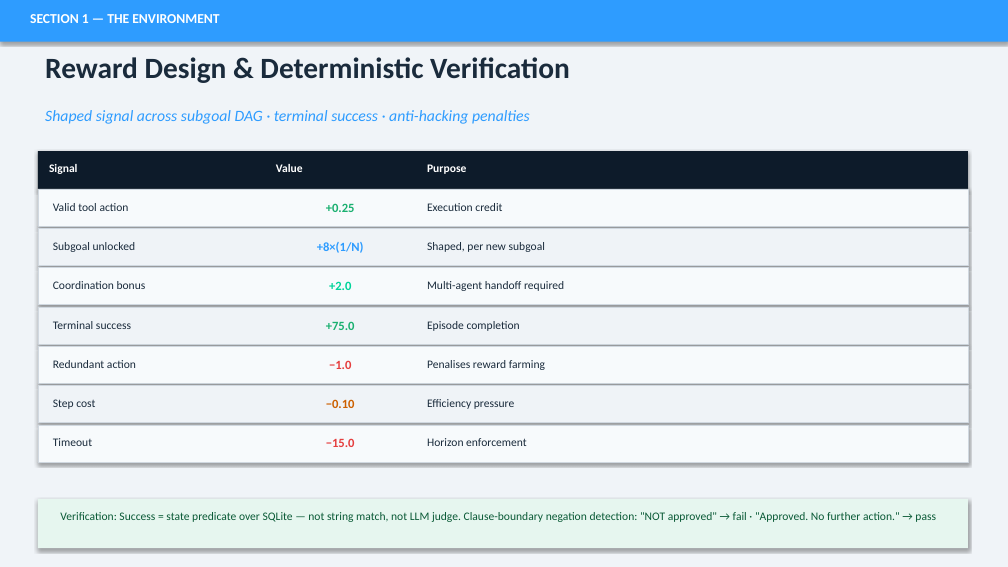
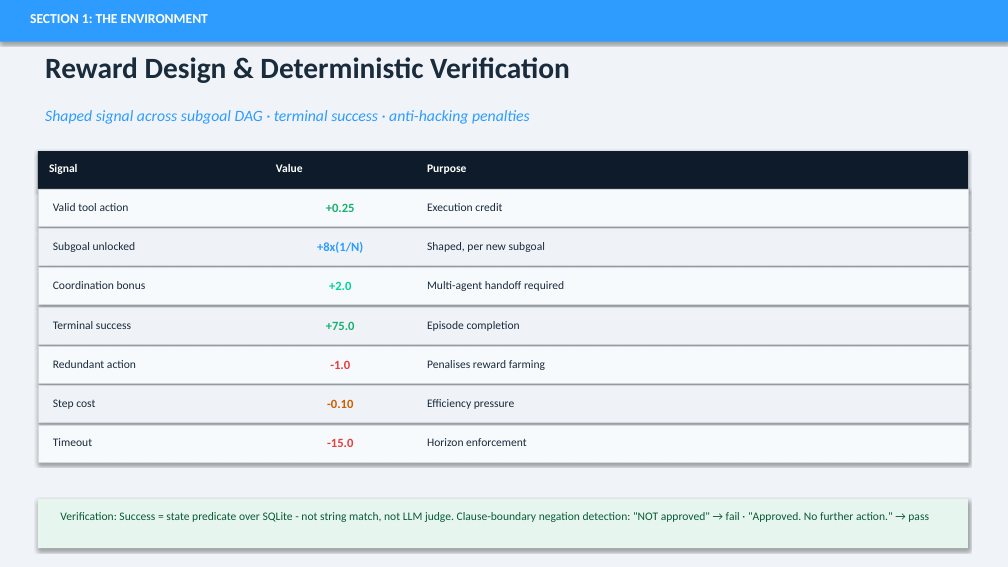
Before and after one commit to Gourang5/enterprise-marl-benchmark, a slide deck: slide 9 of deliverables/enterprise_marl_benchmark.pptx. Drawn at 1008x567 pixels with LibreOffice and Linux fonts; fonts in the diff are those of the drawing. Boxes give left, top, right and bottom in pixels: in the first picture for what was removed or moved away, otherwise in the second. Text is boxed around its words. In the diff, an @@ line names an element or a change of style, - is before the commit and + after.

```diff
--- a/deliverables/enterprise_marl_benchmark.pptx
+++ b/deliverables/enterprise_marl_benchmark.pptx
@@ text at (30, 14, 208, 23): text changed @@
-SECTION 1 — THE ENVIRONMENT
+SECTION 1: THE ENVIRONMENT
@@ text at (317, 242, 363, 253): text changed @@
-+8×(1/N)
++8x(1/N)
@@ text at (330, 361, 350, 369): text changed @@
-−1.0
+-1.0
@@ text at (327, 399, 353, 408): text changed @@
-−0.10
+-0.10
@@ text at (327, 438, 353, 447): text changed @@
-−15.0
+-15.0
@@ text at (60, 512, 929, 522): text changed @@
-Verification: Success = state predicate over SQLite — not string match, not LLM judge. Clause-boundary negation detection: "NOT approved" → fail · "Approved. No further action." → pass
+Verification: Success = state predicate over SQLite - not string match, not LLM judge. Clause-boundary negation detection: "NOT approved" → fail · "Approved. No further action." → pass
```
Also in this commit, not shown: 18 other slides changed, 1 other file.
